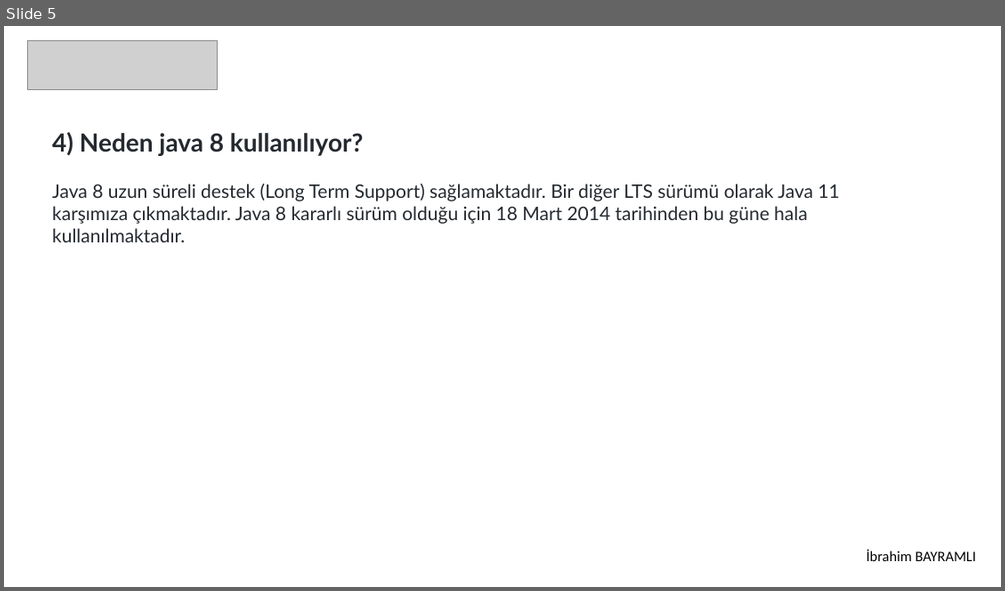
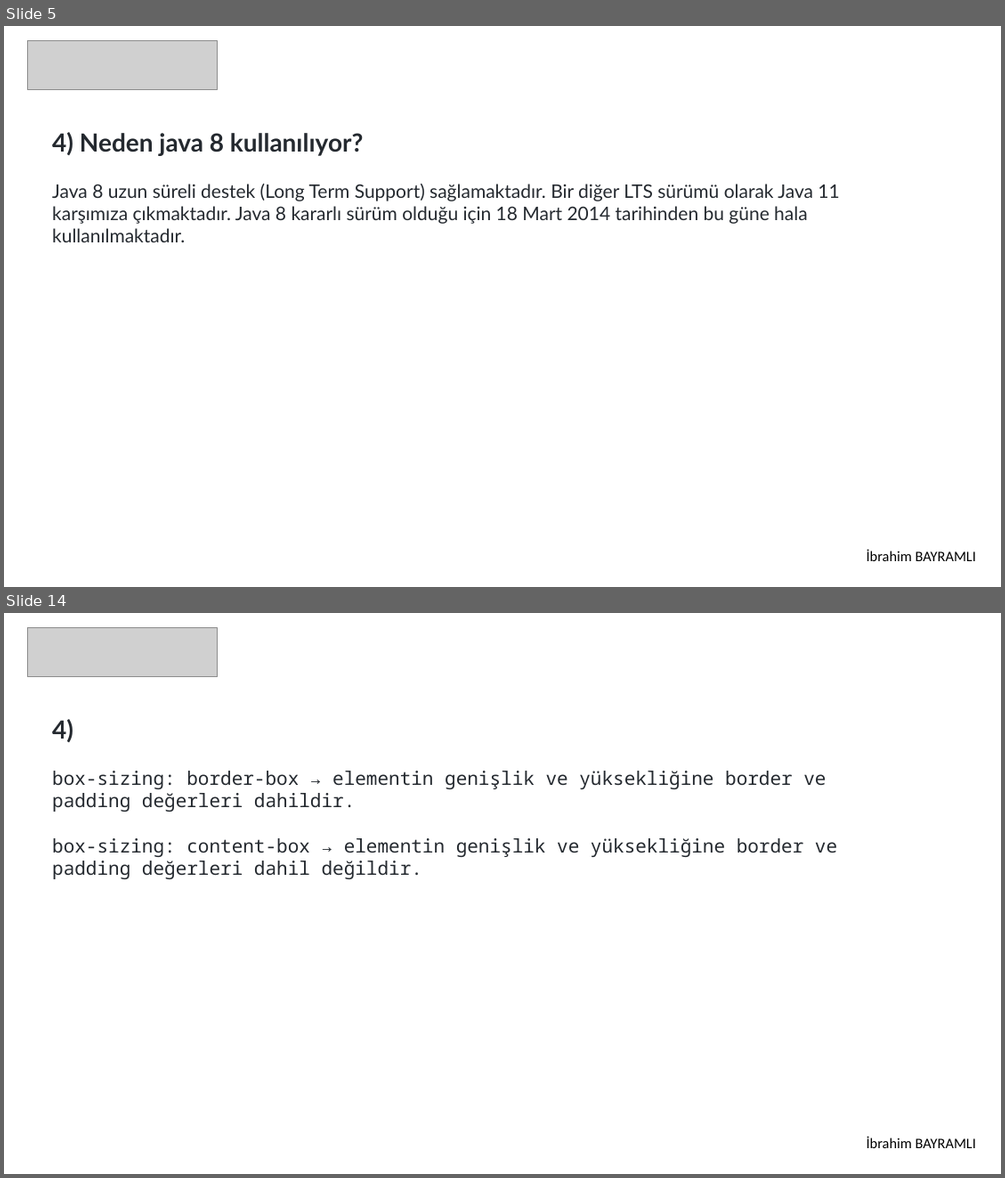
Before and after one commit to 207-Atmosware-Java-Bootcamp/2-hafta-pazartesi-odevi-ibrahimbayramli, a slide deck: Odev.pptx. Shown one above the other, each under a label of ours: slide 5 before the commit, slides 5 and 14 after it; the slides between them are not shown. The pictures are 1005x591 and 1005x1178 pixels, drawn with LibreOffice and Linux fonts; fonts in the diff are those of the drawing; grey boxes stand for pictures. Boxes give left, top, right and bottom in pixels: in the first picture for what was removed or moved away, otherwise in the second. Text is boxed around its words. In the diff, an @@ line names an element or a change of style, - is before the commit and + after.

```diff
--- a/Odev.pptx
+++ b/Odev.pptx
@@ slide 14 added at (4,613,1001,1174), background #FFFFFF @@
@@ picture added at (28,627,217,676) @@
@@ text added at (52,719,837,879), 18 pt, text #24292F @@
+4)
+box-sizing: border-box → elementin genişlik ve yüksekliğine border ve padding değerleri dahildir.
+box-sizing: content-box → elementin genişlik ve yüksekliğine border ve padding değerleri dahil değildir.
@@ text added at (866,1136,976,1148), 14 pt, text #000000 @@
+İbrahim BAYRAMLI
```
Also in this commit, not shown: 15 other slides added, 4 other files.
